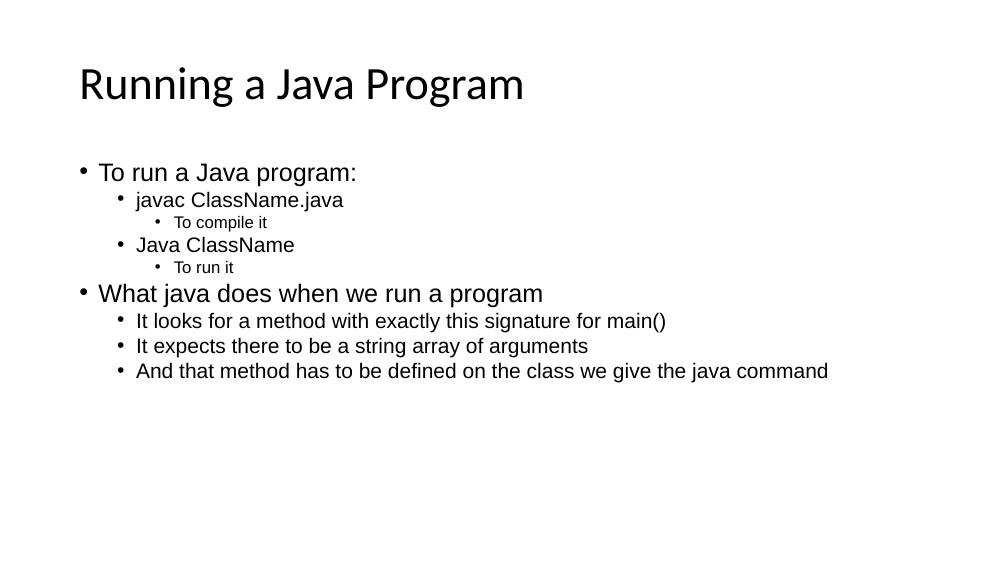
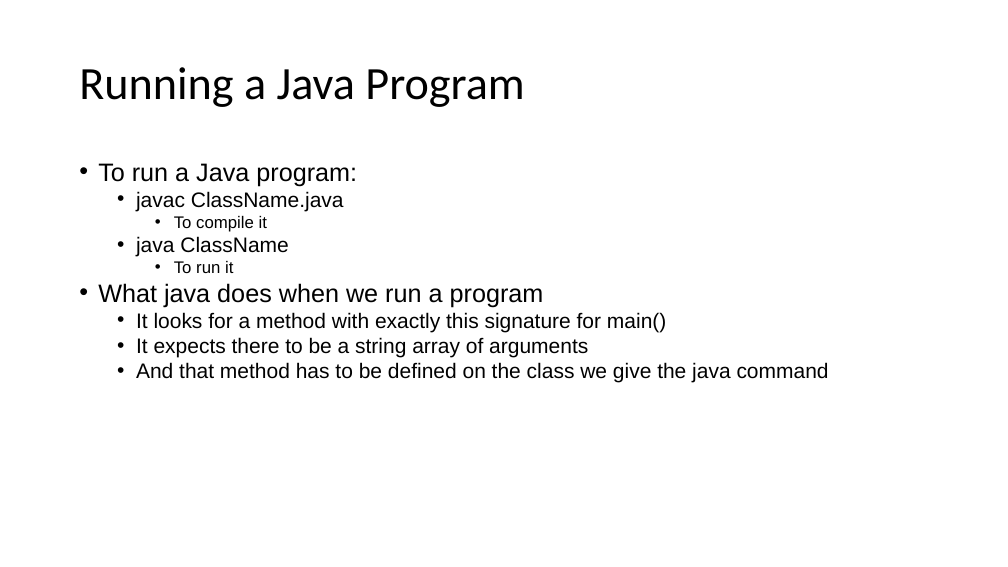
Before and after one commit to ucsd-cse11-sp21/ucsd-cse11-sp21.github.io, a slide deck: slide 6 of lectures/lecture-14/Lecture-Live B00/Lecture 14 - Lecture.pptx. Drawn at 1008x567 pixels with LibreOffice and Linux fonts; fonts in the diff are those of the drawing. Boxes give left, top, right and bottom in pixels: in the first picture for what was removed or moved away, otherwise in the second. Text is boxed around its words. In the diff, an @@ line names an element or a change of style, - is before the commit and + after.

```diff
--- a/lectures/lecture-14/Lecture-Live B00/Lecture 14 - Lecture.pptx
+++ b/lectures/lecture-14/Lecture-Live B00/Lecture 14 - Lecture.pptx
@@ text at [136,236,288,257]: text changed @@
-  • Java ClassName
+  • java ClassName
```
Also in this commit, not shown: 4 other slides changed, 19 other files.
